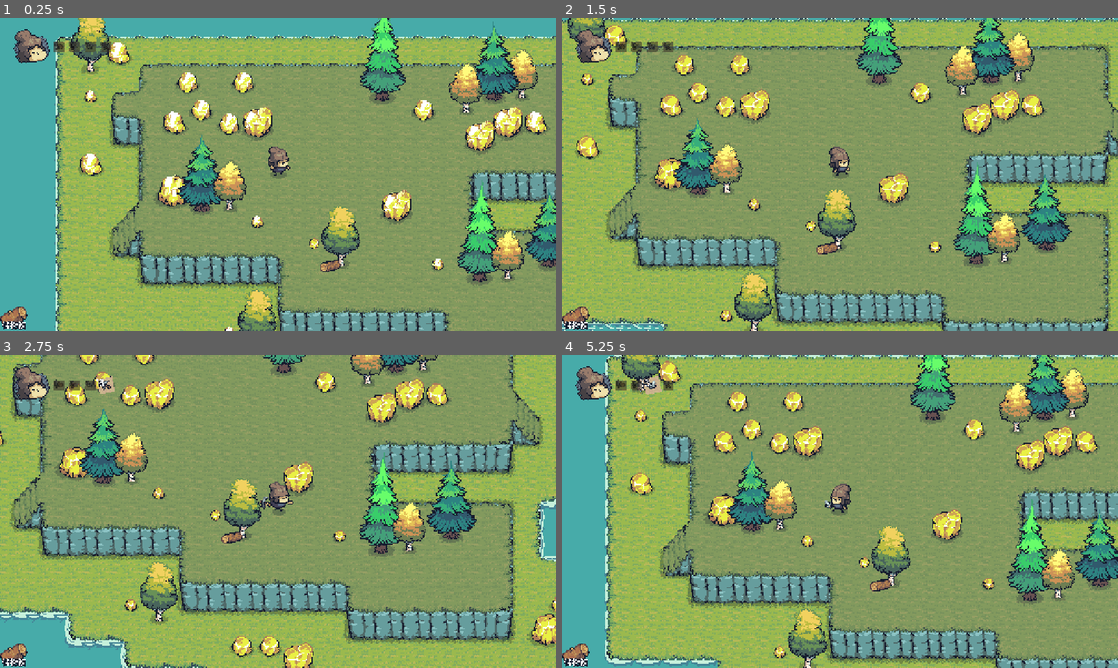
Above: before the commit, frames 1-4 (two rows, left to right).
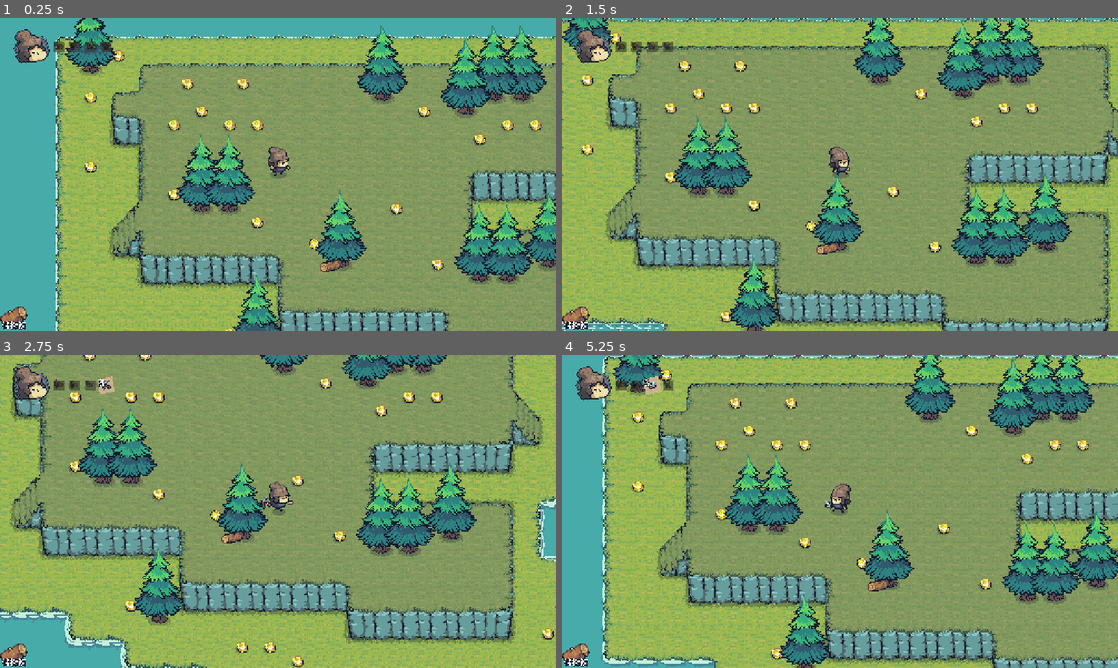
Above: after the commit, the same moments.

Repository: yujingzhi/tinyswords-game-0-8
Game: Godot game, scene res://Interface/Interface.tscn
Two runs of this game, one before a commit and one after it. Both use one fixed random seed, a clock stepped at 60 frames per second and the inputs below.
Inputs (mouse positions are in pixels of both pictures, inside the frame that each line leads up to):
- Up to frame 1 (0.25 s): no input
- Up to frame 2 (1.5 s): move the mouse to (962, 158) at 0.52 s; press the mouse at (962, 158) at 0.53 s; hold Right (move_right) 0.53-1.28 s; move the mouse to (728, 190) at 1.27 s; release the mouse at (728, 190) at 1.28 s; hold S (move_down) from 1.28 s (still down); click (728, 190) at 1.35 s
- Up to frame 3 (2.75 s): move the mouse to (333, 442) at 2.02 s; release S (move_down) at 2.03 s; hold Right (move_right) from 2.03 s (still down); hold Mouse wheel down (scroll_down) from 2.03 s (still down); click (333, 442) at 2.3 s
- Up to frame 4 (5.25 s): move the mouse to (812, 574) at 2.77 s; release Right (move_right) at 2.78 s; release Mouse wheel down (scroll_down) at 2.78 s; hold Up (move_up) 2.78-3.53 s; tap Mouse wheel up (scroll_up) at 2.85 s; click (812, 574) at 3.05 s; move the mouse to (1006, 558) at 3.52 s; hold 1 (weapon_1) 3.53-4.28 s; hold A (move_left) 3.53-5.03 s; click (1006, 558) at 3.8 s; move the mouse to (673, 464) at 4.27 s; tap 2 (weapon_2) at 4.35 s; click (673, 464) at 4.55 s; move the mouse to (867, 511) at 5.02 s; hold S (move_down) from 5.03 s (still down); hold 3 (weapon_3) from 5.03 s (still down)

The runs differ from the first frame. In frame 1, 15% of the frame differs, in the area x 11-100%, y 0-100%; in frame 2, 14%; in frame 3, 12%; in frame 4, 35%, in the area x 7-100%, y 0-100%.

Commit message:
16
在SpawnLayer上随机分布不同类型的树和矿石，但是现在（最新版本）成了同一种树和矿石

Diff:
--- a/tinyswords-0-0-8/Base_Object/Gold/Gold.tscn
+++ b/tinyswords-0-0-8/Base_Object/Gold/Gold.tscn
@@ -671,9 +671,10 @@
 y_sort_enabled = true
 collision_layer = 4
 collision_mask = 0
-object_type = "Gold_"
+object_type = "_Gold"
 variation_count = 6
 type = "gold"
+drop_item_type = "gold"
 drop_item_scene = ExtResource("2_88wgy")
 drop_item_texture = ExtResource("3_88wgy")
 
--- a/tinyswords-0-0-8/Base_Object/PhysicItem.gd
+++ b/tinyswords-0-0-8/Base_Object/PhysicItem.gd
@@ -1,7 +1,6 @@
 extends RigidBody2D
 class_name PhysicItem
 
-# --- ⚙️ 配置区域 ---
 @export_category("Drop Settings")
 @export var item_type: String = "wood": set = set_item_type
 
@@ -15,23 +14,33 @@
 
 @onready var audio_player: AudioStreamPlayer2D = $AudioPlayer
 @onready var sprite: Sprite2D = $Sprite2D
+# 🌟 关键：引用旧版 tscn 里自带的 Area2D，它才是真正的拾取触发器！
+@onready var pickup_area: Area2D = $Area2D
 
 func _ready() -> void:
-	# 🌟 导师级防错黑魔法：强制开启物理接触监听，再也不用在面板里手动勾选了！
-	contact_monitor = true
-	max_contacts_reported = 5
+	# 🌟 物理层防阻挡黑魔法：
+	# 让 RigidBody 失去与主角的物理碰撞（防止推着走），只保留重力和摩擦力
+	collision_mask = 1 # 假设 1 是默认地形
+
+	# 让 Area2D 负责检测主角
+	if pickup_area and not pickup_area.body_entered.is_connected(_on_pickup_area_body_entered):
+		pickup_area.body_entered.connect(_on_pickup_area_body_entered)
 
 	_refresh_texture()
 
 	if not is_static_spawn:
 		lock_rotation = true
 		var random_dir = Vector2(randf_range(-1, 1), randf_range(-1, 1)).normalized()
-		apply_impulse(random_dir * 200.0)
+		apply_impulse(random_dir * 200.0) # 给一个爆出的力度
 
 		if sprite:
 			sprite.scale = Vector2.ZERO
 			var tween = create_tween()
-			tween.tween_property(sprite, "scale", Vector2.ONE, 0.3).set_trans(Tween.TRANS_BOUNCE).set_ease(Tween.EASE_OUT)
+			# 旧版的神仙弹跳表现，我帮你保留并优化了
+			tween.tween_property(sprite, "scale", Vector2(1, 1), 0.4).set_trans(Tween.TRANS_BACK).set_ease(Tween.EASE_OUT)
+			var jump_tween = create_tween()
+			jump_tween.tween_property(sprite, "offset:y", -45.0, 0.2).set_trans(Tween.TRANS_QUAD).set_ease(Tween.EASE_OUT)
+			jump_tween.tween_property(sprite, "offset:y", 0.0, 0.2).set_trans(Tween.TRANS_BOUNCE).set_ease(Tween.EASE_OUT)
 
 func set_item_type(new_type: String) -> void:
 	item_type = new_type
@@ -45,8 +54,8 @@
 		else:
 			sprite.texture = texture_wood
 
-func _on_body_entered(body: Node2D) -> void:
-	# 🌟 极致鸭子类型：只要你是角色基类，或者在相关分组里，都能捡！绝不漏判！
+# 🌟 注意：这里改成了 Area2D 的触发函数
+func _on_pickup_area_body_entered(body: Node2D) -> void:
 	if body is CharacterBase or body.is_in_group("player") or body.is_in_group("peao"):
 		get_tree().call_group("interface", "add_item", item_type, 1)
 		spawn_floating_text()
@@ -60,6 +69,9 @@
 
 func _animate_pickup_and_free(target: Node2D) -> void:
 	set_deferred("freeze", true)
+	if pickup_area:
+		pickup_area.set_deferred("monitoring", false) # 关闭触发，防止连续拾取两次
+
 	var tween = create_tween()
 	tween.set_parallel(true)
 	tween.tween_property(self, "global_position", target.global_position, 0.25).set_trans(Tween.TRANS_CUBIC).set_ease(Tween.EASE_IN)
@@ -76,12 +88,17 @@
 	settings.outline_size = 4
 	settings.outline_color = Color.BLACK
 	label.label_settings = settings
+	label.z_index = 100
 
+	# 必须先加到场景树里，才能调用 create_tween
 	get_tree().current_scene.add_child(label)
 	label.global_position = global_position
 
-	var tween = create_tween()
+	# 🌟 导师级防错：让 label 自己创建缓动！
+	# 这样就算掉落物被删了，这个文字动画依然能独立播完并销毁自己！
+	var tween = label.create_tween()
 	tween.set_parallel(true)
 	tween.tween_property(label, "global_position:y", label.global_position.y - 30, 0.5)
 	tween.tween_property(label, "modulate:a", 0.0, 0.5)
+	# 动画播完，精准超度自己
 	tween.chain().tween_callback(label.queue_free)
--- a/tinyswords-0-0-8/Base_Object/Trees/Tree.tscn
+++ b/tinyswords-0-0-8/Base_Object/Trees/Tree.tscn
@@ -452,6 +452,7 @@
 y_sort_enabled = true
 collision_layer = 4
 collision_mask = 0
+object_type = "_Tree"
 drop_item_scene = ExtResource("2_m4jyd")
 drop_item_texture = ExtResource("3_m4jyd")
 
--- a/tinyswords-0-0-8/Base_Object/object_base.gd
+++ b/tinyswords-0-0-8/Base_Object/object_base.gd
@@ -55,28 +55,27 @@
 	if health <= 0:
 		die()
 
-# --- 💀 死亡逻辑 (核心手术区) ---
+# --- 💀 死亡逻辑 (核心修改区) ---
 func die() -> void:
-	print("💀 物体死亡: ", name)
+	print("💀 物体死亡: ", name, " | 自身属性类型: ", type)
 
-	# 如果配置了掉落物场景，才生成掉落
 	if drop_item_scene:
-		# 1. 随机决定本次爆几个物品
 		var final_drop_count = randi_range(min_drop, max_drop)
 		print("  💰 本次掉落数量: ", final_drop_count)
 
-		# 2. 循环生成对应数量的物理掉落物
 		for i in range(final_drop_count):
-			var drop = drop_item_scene.instantiate() as PhysicItem
+			var drop = drop_item_scene.instantiate()
 
-			# 💡 【向下注入哲学】告诉掉落物：“你是一块木头/金子”
-			drop.item_type = drop_item_type
+			# 🌟 强力鉴定黑魔法：根据自身 type 决定掉什么！万无一失！
+			var my_drop_type = "wood"
+			if type == "Gold" or type == "Rock":
+				my_drop_type = "gold"
 
-			# 把它放在自己死掉的位置
+			# 如果 drop 身上有 item_type 属性，强行赋值
+			if "item_type" in drop:
+				drop.item_type = my_drop_type
+
 			drop.global_position = global_position
-
-			# ⚠️ 防错：物理引擎运算期间不能直接改节点树，必须用 call_deferred 放到下一帧执行
 			get_tree().current_scene.call_deferred("add_child", drop)
 
-	# 从游戏世界中抹除自己
 	queue_free()
--- a/tinyswords-0-0-8/CharacterBase/Player.tscn
+++ b/tinyswords-0-0-8/CharacterBase/Player.tscn
@@ -400,7 +400,7 @@
 collision_mask = 7
 
 [node name="CollisionShape2D" type="CollisionShape2D" parent="AreaAttack" index="0" unique_id=1248648047]
-position = Vector2(23, -30)
+position = Vector2(44, -30)
 shape = SubResource("CircleShape2D_556l4")
 disabled = true
 
--- a/tinyswords-0-0-8/CharacterBase/character_base.gd
+++ b/tinyswords-0-0-8/CharacterBase/character_base.gd
@@ -193,17 +193,84 @@
 			attack_area_collision.disabled = true
 
 # ==========================================
-# 💥 7. 伤害与物理碰撞
+# 🏃‍♂️ 7. 物理移动与渲染引擎
+# ==========================================
+func _character_base(_delta: float) -> void:
+	if is_attacking:
+		velocity = Vector2.ZERO
+	else:
+		var direction: Vector2 = Input.get_vector("move_left", "move_right", "move_up", "move_down")
+		if direction != Vector2.ZERO:
+			velocity = direction * move_speed
+			# 🎵 播放脚步声逻辑... (保留你原有的 step_audio 逻辑)
+			step_timer -= _delta
+			if step_timer <= 0.0:
+				if step_audio: step_audio.play()
+				step_timer = STEP_INTERVAL
+		else:
+			velocity = Vector2.ZERO
+			step_timer = 0.0
+
+	move_and_slide()
+
+	# --- 🌟 解决攻击范围不转的世纪难题 ---
+	var area_attack_node = get_node_or_null("AreaAttack") # 获取攻击范围的父节点
+
+	var state_name = "Idle"
+	var file_prefix = "Idle"
+	var target_hframes = 8
+
+	if is_attacking:
+		file_prefix = "Interact"
+		# ... (保留你原有的攻击动画状态判断)
+	elif velocity != Vector2.ZERO:
+		state_name = "Run"
+		file_prefix = "Run"
+		target_hframes = 6
+
+		# 🌟 核心修复：不但要翻转图片，还要把攻击框翻转过去！
+		if velocity.x < 0:
+			sprite.flip_h = true
+			if area_attack_node: area_attack_node.scale.x = -1 # 攻击判定转到左边
+		elif velocity.x > 0:
+			sprite.flip_h = false
+			if area_attack_node: area_attack_node.scale.x = 1  # 攻击判定转回右边
+	else:
+		state_name = "Idle"
+		file_prefix = "Idle"
+		target_hframes = 8
+
+	# ... (保留你下方的换图缓存代码) ...
+
+# ==========================================
+# 💥 7. 伤害与物理碰撞 (强力鉴定系统)
 # ==========================================
 func _on_area_attack_body_entered(body: Node2D) -> void:
 	if body is TileMapLayer or body.is_in_group("player") or body.name == "Player":
 		return
 
 	if body.has_method("update_health"):
+
+		# 💡 放宽身份识别：不管 type 大小写，不管名字，只要包含 Tree 就是树！包含 Gold 或是矿！
+		var raw_name = body.name.to_lower()
+		var raw_type = ""
+		if "type" in body: raw_type = str(body.type).to_lower()
+
+		var is_tree = ("tree" in raw_type or "tree" in raw_name)
+		var is_rock = ("gold" in raw_type or "rock" in raw_type or "gold" in raw_name or "rock" in raw_name)
+
+		# 🛡️ 职业门槛
+		if is_tree and not "_Axe" in current_weapon_suffix:
+			print("❌ 砍树必须用【斧头】！")
+			return
+		if is_rock and not "_Pickaxe" in current_weapon_suffix:
+			print("❌ 挖矿必须用【镐头】！")
+			return
+
 		var damage = 1
 		body.update_health(damage)
 
-		if "_Axe" in current_weapon_suffix or "_Hammer" in current_weapon_suffix:
+		if "_Axe" in current_weapon_suffix:
 			_play_sfx(sfx_wood)
 		elif "_Pickaxe" in current_weapon_suffix:
 			_play_sfx(sfx_stone)
Not shown: 2 places in tinyswords-0-0-8/Base_Object/Gold/Gold.tscn that only renumber resources
Not shown: 2 places in tinyswords-0-0-8/Base_Object/Trees/Tree.tscn that only renumber resources
